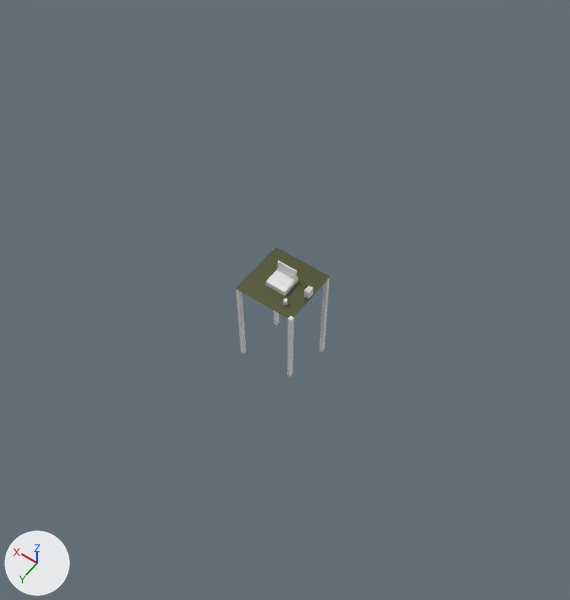
One commit to the Blender file Final-3D-Scene/Day1StarterScene.blend: the scene before it, then after it.
The view is the same before and after, from a 50 mm camera at (-25.3, 35.1, 52.8) aimed at (-1.4, 1.7, 0.3). Arrows for +X, +Y and +Z are at lower left; the lights stay in place. The first picture is the older version.

The older version as bpy lines, for what is in view:
```python
me_cube = bpy.data.meshes.new('Cube')
me_cube.from_pydata(...)  # a box spanning x -1.0..1.0, y -1.0..1.0, z -1.0..1.0
me_cube_005 = bpy.data.meshes.new('Cube.005')
me_cube_005.from_pydata(...)  # a box spanning x -1.0..1.0, y -1.0..1.0, z -1.0..1.0
me_plane = bpy.data.meshes.new('Plane')
me_plane.from_pydata([(-1.0, -1.0, 0.0), (1.0, -1.0, 0.0), (-1.0, 1.0, 0.0), (1.0, 1.0, 0.0)], [], [(0, 1, 3, 2)])
me_plane.materials.append(mat_material_001)  # dark yellow #6b6e4d
ob_cube = bpy.data.objects.new('Cube', me_cube)
ob_cube.location = (0.03, 0.09, 0.22)
ob_cube.scale = (1.0, 1.0, 0.261)
ob_cube_005 = bpy.data.objects.new('Cube.005', me_cube_005)
ob_cube_005.location = (-0.06, -0.54, 1.14)
ob_cube_005.scale = (0.953, 0.0563, 0.585)
ob_plane = bpy.data.objects.new('Plane', me_plane)
ob_plane.location = (0.0, -0.03, -0.04)
ob_plane.scale = (2.94, 2.94, 2.94)
```
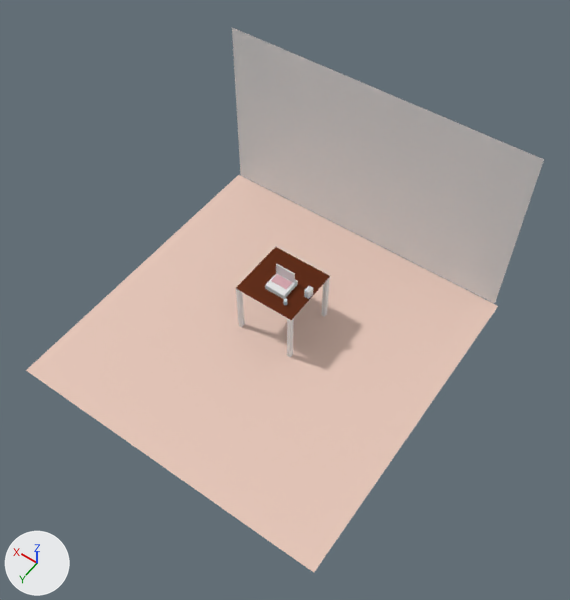
What changed in the scene script:
```text
Add mat_material_002:
    mat_material_002 = principled_material('Material.002')
    mat_material_002.base_color = (0.155, 0.0374, 0.0151)  # brown #6e3621
    mat_material_002.metallic = 10.0
    mat_material_002.roughness = 0.6
Add mat_material_005:
    mat_material_005 = principled_material('Material.005')
    mat_material_005.base_color = (0.8, 0.572, 0.484)  # beige #e7c7b9
    mat_material_005.roughness = 0.8
Change me_plane:
    where me_plane.from_pydata(...)  # 4 vertices, 1 face; spans x -1.0..1.0, y -1.0..1.0, z 0.0
    remove me_plane.materials.append(mat_material_001)  # dark yellow #6b6e4d
    add me_plane.materials.append(mat_material_002)  # brown #6e3621
Add me_plane_002:
    me_plane_002.from_pydata([(-1.0, -1.0, 0.0), (1.0, -1.0, 0.0), (-1.0, 1.0, 0.0), (1.0, 1.0, 0.0)], [], [(0, 1, 3, 2)])
Add me_plane_001:
    me_plane_001.from_pydata([(-1.0, -1.0, 0.0), (1.0, -1.0, 0.0), (-1.0, 1.0, 0.0), (1.0, 1.0, 0.0)], [], [(0, 1, 3, 2)])
    me_plane_001.materials.append(mat_material_005)  # beige #e7c7b9
Change ob_cube:
    ob_cube.location: (0.03, 0.09, 0.22) -> (-0.17, 0.45, 0.22)
Change ob_cube_005:
    ob_cube_005.location: (-0.06, -0.54, 1.14) -> (-0.09, -0.23, 1.06)
Add ob_plane_002:
    ob_plane_002 = bpy.data.objects.new('Plane.002', me_plane_002)
    ob_plane_002.location = (-0.05, -12.94, 3.48)
    ob_plane_002.rotation_euler = (1.571, 0.0, 0.0)  # degrees (90, 0, 0)
    ob_plane_002.scale = (-14.9, -8.86, -6.59)
Add ob_plane_001:
    ob_plane_001 = bpy.data.objects.new('Plane.001', me_plane_001)
    ob_plane_001.location = (-0.1, 2.26, -5.49)
    ob_plane_001.scale = (15.2, 15.2, 15.2)
```

Boxes [x1, y1, x2, y2] around the edits, measured in the pictures (570 x 600 px):
'Plane.001', added (beige)
    after: [26, 175, 498, 572]
'Plane.002', added
    after: [232, 28, 544, 303]
'Plane', recoloured (dark yellow to brown)
    both: [236, 247, 330, 318]
'Cube', moved
    before: [266, 269, 298, 296]
    after: [265, 273, 298, 299]
'Cube.005', moved
    before: [278, 260, 297, 280]
    after: [276, 264, 295, 283]
